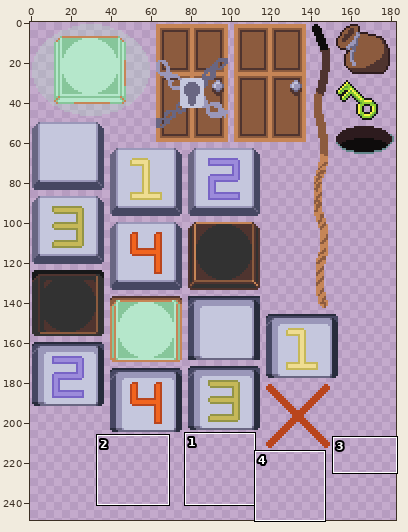
Sprite sheet, stored at sprites/things.png. The first picture is a wide view before the edit; the outline marks the close-up.
Close-up. Before:
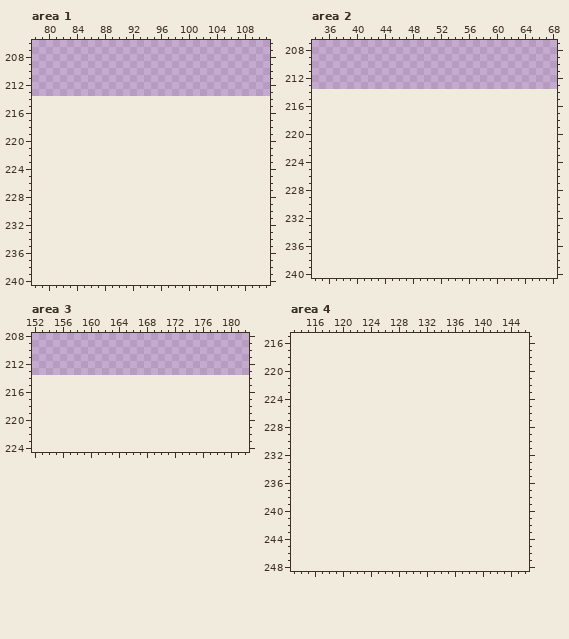
The file is 183x214 pixels. Colours within 5 levels of each other are drawn and written as one. Shown: area 1: x 78..111, y 206..240; area 2: x 34..68, y 207..240; area 3: x 152..182, y 208..224; area 4: x 113..146, y 215..248. The old version is drawn lined up with the new one, on the new canvas. The commit also changed other parts of the picture, which this record leaves out.
Palette (. is transparent): 
The same view after the edit:
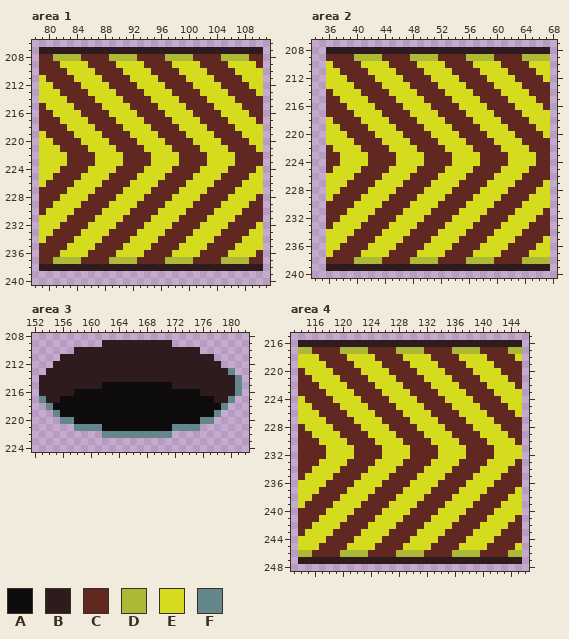
Colours new in this view: A #0e0c0c  B #2d1b1e  C #612721  D #adb834  E #d5dc1d  F #64878c
The exact change:
canvas 183x214 -> 183x249
Changed rows in their new state; - is an unchanged pixel.
Area 1:
first column x 79:
207 BBBBBBBBBBBBBBBBBBBBBBBBBBBBBBBB
208 CCDDDDCCCCDDDDCCCCDDDDCCCCDDDDCC
209 CCCEEEECCCCEEEECCCCEEEECCCCEEEEC
210 CCCCEEEECCCCEEEECCCCEEEECCCCEEEE
211 ECCCCEEEECCCCEEEECCCCEEEECCCCEEE
212 EECCCCEEEECCCCEEEECCCCEEEECCCCEE
213 EEECCCCEEEECCCCEEEECCCCEEEECCCCE
214 EEEECCCCEEEECCCCEEEECCCCEEEECCCC
215 CEEEECCCCEEEECCCCEEEECCCCEEEECCC
216 CCEEEECCCCEEEECCCCEEEECCCCEEEECC
217 CCCEEEECCCCEEEECCCCEEEECCCCEEEEC
218 CCCCEEEECCCCEEEECCCCEEEECCCCEEEE
219 ECCCCEEEECCCCEEEECCCCEEEECCCCEEE
220 EECCCCEEEECCCCEEEECCCCEEEECCCCEE
221 EEECCCCEEEECCCCEEEECCCCEEEECCCCE
222 EEEECCCCEEEECCCCEEEECCCCEEEECCCC
223 EEEECCCCEEEECCCCEEEECCCCEEEECCCC
224 EEECCCCEEEECCCCEEEECCCCEEEECCCCE
225 EECCCCEEEECCCCEEEECCCCEEEECCCCEE
226 ECCCCEEEECCCCEEEECCCCEEEECCCCEEE
227 CCCCEEEECCCCEEEECCCCEEEECCCCEEEE
228 CCCEEEECCCCEEEECCCCEEEECCCCEEEEC
229 CCEEEECCCCEEEECCCCEEEECCCCEEEECC
230 CEEEECCCCEEEECCCCEEEECCCCEEEECCC
231 EEEECCCCEEEECCCCEEEECCCCEEEECCCC
232 EEECCCCEEEECCCCEEEECCCCEEEECCCCE
233 EECCCCEEEECCCCEEEECCCCEEEECCCCEE
234 ECCCCEEEECCCCEEEECCCCEEEECCCCEEE
235 CCCCEEEECCCCEEEECCCCEEEECCCCEEEE
236 CCCEEEECCCCEEEECCCCEEEECCCCEEEEC
237 CCDDDDCCCCDDDDCCCCDDDDCCCCDDDDCC
238 BBBBBBBBBBBBBBBBBBBBBBBBBBBBBBBB
Area 2:
first column x 36:
208 BBBBBBBBBBBBBBBBBBBBBBBBBBBBBBBB
209 CCCCDDDDCCCCDDDDCCCCDDDDCCCCDDDD
210 ECCCCEEEECCCCEEEECCCCEEEECCCCEEE
211 EECCCCEEEECCCCEEEECCCCEEEECCCCEE
212 EEECCCCEEEECCCCEEEECCCCEEEECCCCE
213 EEEECCCCEEEECCCCEEEECCCCEEEECCCC
214 CEEEECCCCEEEECCCCEEEECCCCEEEECCC
215 CCEEEECCCCEEEECCCCEEEECCCCEEEECC
216 CCCEEEECCCCEEEECCCCEEEECCCCEEEEC
217 CCCCEEEECCCCEEEECCCCEEEECCCCEEEE
218 ECCCCEEEECCCCEEEECCCCEEEECCCCEEE
219 EECCCCEEEECCCCEEEECCCCEEEECCCCEE
220 EEECCCCEEEECCCCEEEECCCCEEEECCCCE
221 EEEECCCCEEEECCCCEEEECCCCEEEECCCC
222 CEEEECCCCEEEECCCCEEEECCCCEEEECCC
223 CCEEEECCCCEEEECCCCEEEECCCCEEEECC
224 CCEEEECCCCEEEECCCCEEEECCCCEEEECC
225 CEEEECCCCEEEECCCCEEEECCCCEEEECCC
226 EEEECCCCEEEECCCCEEEECCCCEEEECCCC
227 EEECCCCEEEECCCCEEEECCCCEEEECCCCE
228 EECCCCEEEECCCCEEEECCCCEEEECCCCEE
229 ECCCCEEEECCCCEEEECCCCEEEECCCCEEE
230 CCCCEEEECCCCEEEECCCCEEEECCCCEEEE
231 CCCEEEECCCCEEEECCCCEEEECCCCEEEEC
232 CCEEEECCCCEEEECCCCEEEECCCCEEEECC
233 CEEEECCCCEEEECCCCEEEECCCCEEEECCC
234 EEEECCCCEEEECCCCEEEECCCCEEEECCCC
235 EEECCCCEEEECCCCEEEECCCCEEEECCCCE
236 EECCCCEEEECCCCEEEECCCCEEEECCCCEE
237 ECCCCEEEECCCCEEEECCCCEEEECCCCEEE
238 CCCCDDDDCCCCDDDDCCCCDDDDCCCCDDDD
239 BBBBBBBBBBBBBBBBBBBBBBBBBBBBBBBB
Area 3:
first column x 153:
209 ---------BBBBBBBBBB----------
210 -----BBBBBBBBBBBBBBBBBB------
211 ---BBBBBBBBBBBBBBBBBBBBBB----
212 --BBBBBBBBBBBBBBBBBBBBBBBB---
213 -BBBBBBBBBBBBBBBBBBBBBBBBBBF-
214 BBBBBBBBBBBBBBBBBBBBBBBBBBBBF
215 BBBBBBBBBAAAAAAAAAABBBBBBBBBF
216 BBBBBAAAAAAAAAAAAAAAAAABBBBBF
217 FBBAAAAAAAAAAAAAAAAAAAAAABBF-
218 -FAAAAAAAAAAAAAAAAAAAAAAAAF--
219 --FAAAAAAAAAAAAAAAAAAAAAAF---
220 ---FFAAAAAAAAAAAAAAAAAAFF----
221 -----FFFFAAAAAAAAAAFFFF------
222 ---------FFFFFFFFFF----------
Area 4:
first column x 114:
216 BBBBBBBBBBBBBBBBBBBBBBBBBBBBBBBB
217 DDCCCCDDDDCCCCDDDDCCCCDDDDCCCCDD
218 EEECCCCEEEECCCCEEEECCCCEEEECCCCE
219 EEEECCCCEEEECCCCEEEECCCCEEEECCCC
220 CEEEECCCCEEEECCCCEEEECCCCEEEECCC
221 CCEEEECCCCEEEECCCCEEEECCCCEEEECC
222 CCCEEEECCCCEEEECCCCEEEECCCCEEEEC
223 CCCCEEEECCCCEEEECCCCEEEECCCCEEEE
224 ECCCCEEEECCCCEEEECCCCEEEECCCCEEE
225 EECCCCEEEECCCCEEEECCCCEEEECCCCEE
226 EEECCCCEEEECCCCEEEECCCCEEEECCCCE
227 EEEECCCCEEEECCCCEEEECCCCEEEECCCC
228 CEEEECCCCEEEECCCCEEEECCCCEEEECCC
229 CCEEEECCCCEEEECCCCEEEECCCCEEEECC
230 CCCEEEECCCCEEEECCCCEEEECCCCEEEEC
231 CCCCEEEECCCCEEEECCCCEEEECCCCEEEE
232 CCCCEEEECCCCEEEECCCCEEEECCCCEEEE
233 CCCEEEECCCCEEEECCCCEEEECCCCEEEEC
234 CCEEEECCCCEEEECCCCEEEECCCCEEEECC
235 CEEEECCCCEEEECCCCEEEECCCCEEEECCC
236 EEEECCCCEEEECCCCEEEECCCCEEEECCCC
237 EEECCCCEEEECCCCEEEECCCCEEEECCCCE
238 EECCCCEEEECCCCEEEECCCCEEEECCCCEE
239 ECCCCEEEECCCCEEEECCCCEEEECCCCEEE
240 CCCCEEEECCCCEEEECCCCEEEECCCCEEEE
241 CCCEEEECCCCEEEECCCCEEEECCCCEEEEC
242 CCEEEECCCCEEEECCCCEEEECCCCEEEECC
243 CEEEECCCCEEEECCCCEEEECCCCEEEECCC
244 EEEECCCCEEEECCCCEEEECCCCEEEECCCC
245 EEECCCCEEEECCCCEEEECCCCEEEECCCCE
246 DDCCCCDDDDCCCCDDDDCCCCDDDDCCCCDD
247 BBBBBBBBBBBBBBBBBBBBBBBBBBBBBBBB
Changed places in both close-ups, as pixel boxes (x1, y1, x2, y2):
added: (39, 47, 263, 271)
added: (326, 47, 550, 271)
added: (39, 340, 242, 438)
added: (298, 340, 522, 564)
